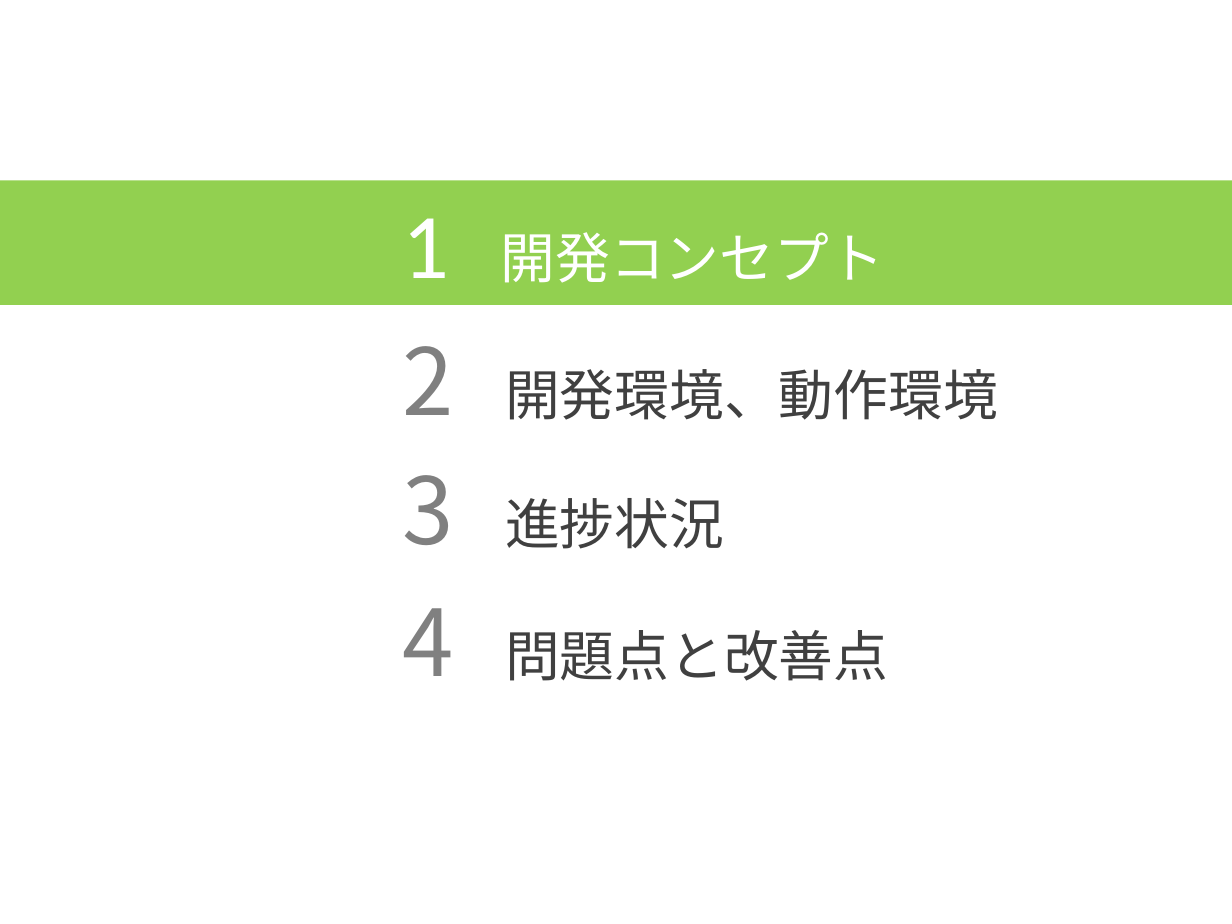
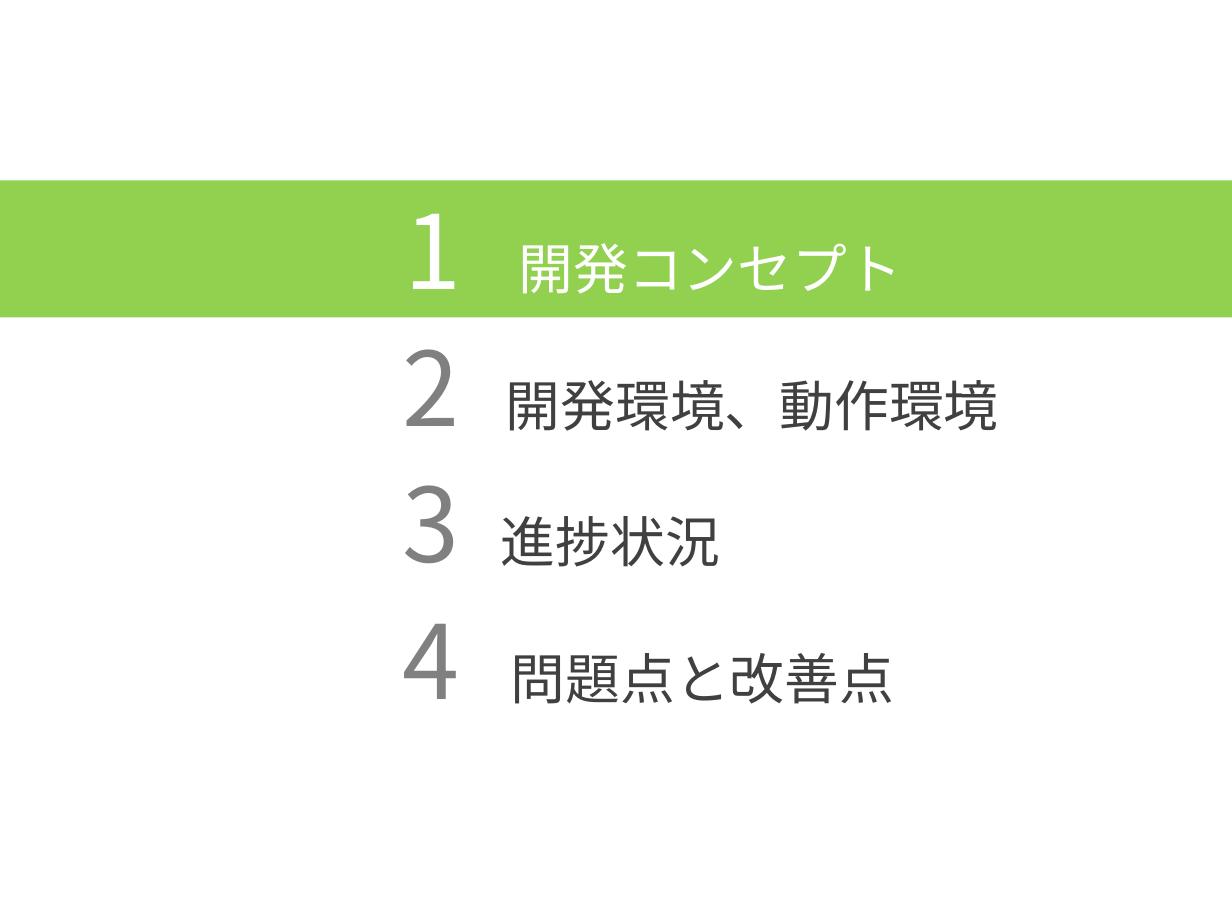
Before and after one commit to HamuroAC/Hamfile, a slide deck: slide 3 of 資料/発表資料.pptx. Drawn at 1232x924 pixels with LibreOffice and Linux fonts; fonts in the diff are those of the drawing. Boxes give left, top, right and bottom in pixels: in the first picture for what was removed or moved away, otherwise in the second. Text is boxed around its words. In the diff, an @@ line names an element or a change of style, - is before the commit and + after.

```diff
--- a/資料/発表資料.pptx
+++ b/資料/発表資料.pptx
@@ rectangle "1 開発コンセプト": place and size @@
-rectangle "1 開発コンセプト" at [0, 180, 1232, 304]
+rectangle "1 開発コンセプト" at [0, 180, 1232, 317]
@@ rectangle "1 開発コンセプト" at [0, 180, 1232, 317]: size 54 to 60 pt, font Calibri to Noto Sans CJK JP in "1" @@
@@ text "2 開発環境、動作環境" at [402, 349, 999, 431]: size 54 to 60 pt in "2" @@
@@ text "3 進捗状況": place and size @@
-text "3 進捗状況" at [402, 475, 724, 549]
+text "3 進捗状況" at [402, 485, 720, 567]
@@ text "3 進捗状況" at [402, 485, 720, 567]: size 54 to 60 pt in "3" @@
@@ text "4 問題点と改善点": place and size @@
-text "4 問題点と改善点" at [402, 608, 888, 681]
+text "4 問題点と改善点" at [402, 624, 894, 704]
@@ text "4 問題点と改善点" at [402, 624, 894, 704]: size 54 to 60 pt in "4" @@
```
Also in this commit, not shown: 14 other slides changed.
